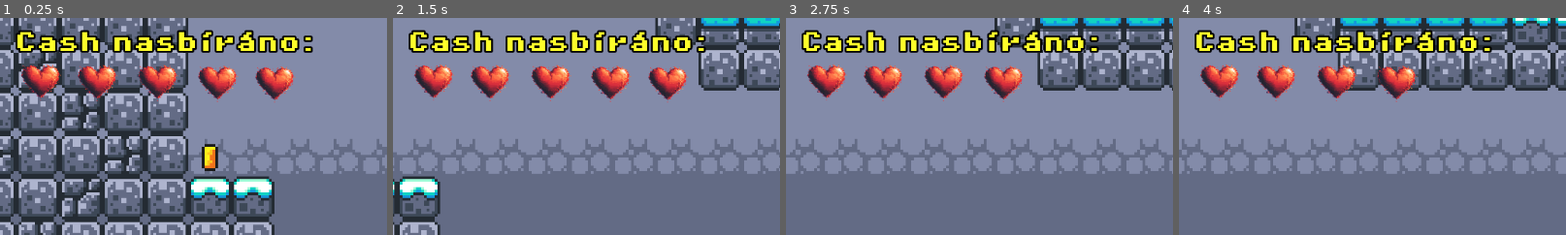
Above: before the commit, frames 1-4 (left to right).
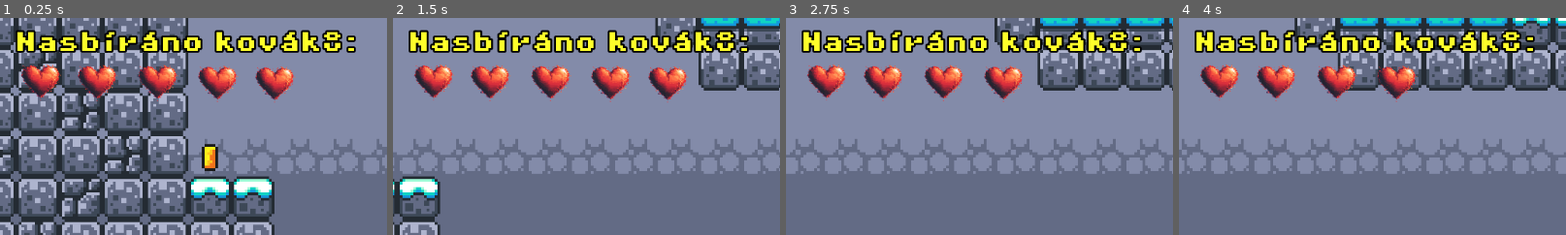
Above: after the commit, the same moments.

Repository: michlblan/AdvProgProjekt
Game: Godot game, scene res://screens/game.tscn
The game is run twice, just before and just after one commit, with the same random seed, the same clock (stepped at 60 frames per second) and the same inputs.
Inputs:
- Up to frame 1 (0.25 s): no input
- Up to frame 2 (1.5 s): hold Right (move_right) from 0.53 s (still down); tap Up (jump) at 0.77 s
- Up to frame 3 (2.75 s): tap Up (jump) at 1.52 s; release Right (move_right) at 2.03 s; hold Left (move_left) from 2.03 s (still down)
- Up to frame 4 (4 s): release Left (move_left) at 2.78 s; hold Right (move_right) from 2.78 s (still down); tap Up (jump) at 3.02, 3.77 s
The pictures show only the part of the screen within x 0-50%, y 0-50%; the shares and areas given below are measured in that part.

The runs differ from the first frame. In frame 1, 4.3% of the frame differs, in the area x 4-92%, y 5-17%; in frame 2, 4.4%; in frame 3, 4.3%; in frame 4, 4.3%.

Commit message:
Fix cas label default string

Diff:
--- a/screens/game.tscn
+++ b/screens/game.tscn
@@ -254,7 +254,7 @@
 theme_override_constants/outline_size = 11
 theme_override_fonts/font = ExtResource("2_g7iek")
 theme_override_font_sizes/font_size = 32
-text = "Cash nasbíráno:"
+text = "Nasbíráno kováků:"
 
 [node name="Srdce" type="Sprite2D" parent="GameManager/Canvas/CashLabel" unique_id=1274159015]
 position = Vector2(39, 75)
Not shown, changed: export_presets.cfg
